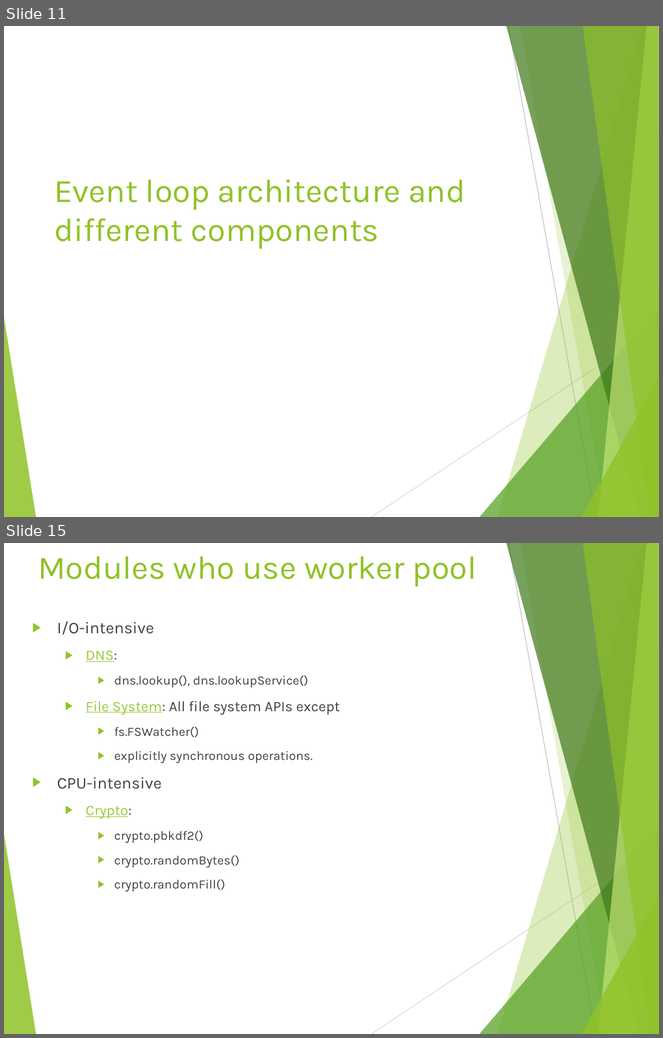
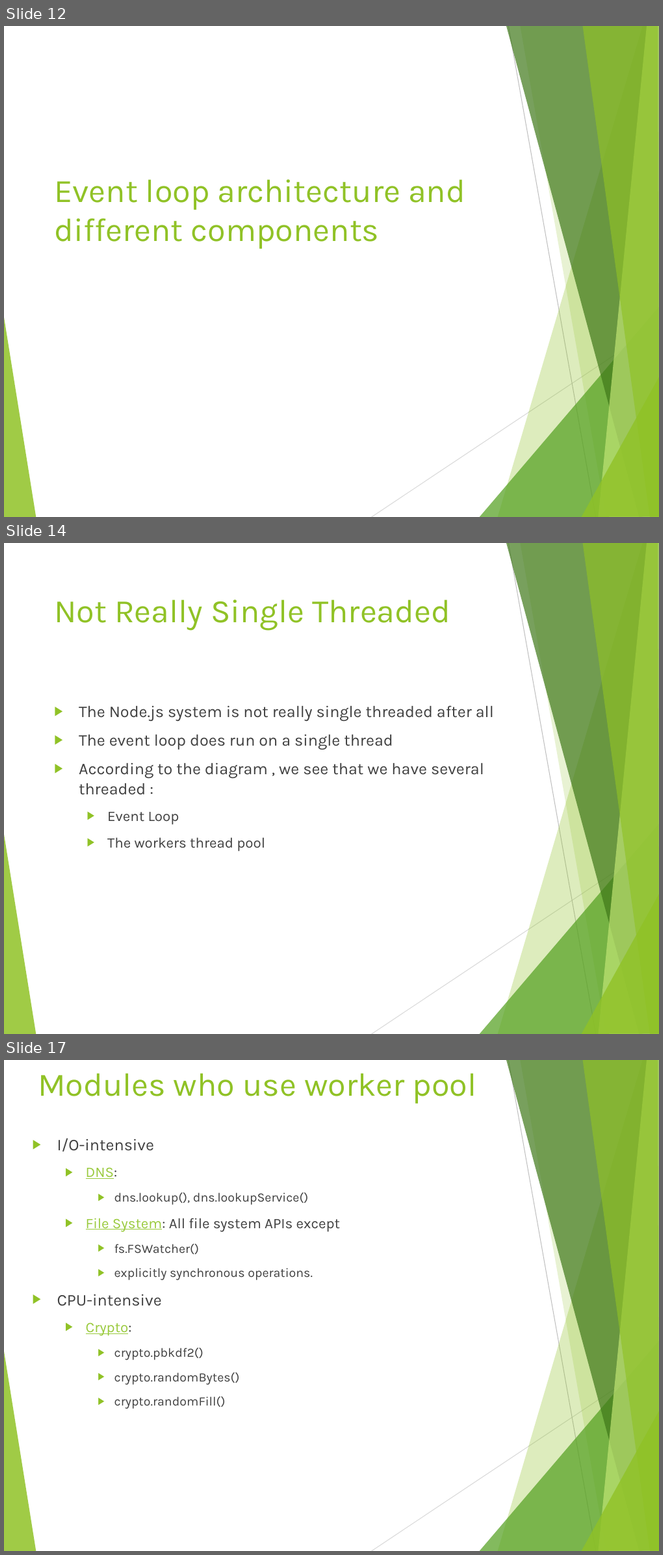
Before and after one commit to tamarstern/MyNodeJSCourse, a slide deck: day1/event_loop_deep_dive/event_loop_deep_dive.pptx. Shown one above the other, each under a label of ours: slides 11 and 15 before the commit, slides 12, 14 and 17 after it; the slides between them are not shown. The pictures are 663x1038 and 663x1555 pixels, drawn with LibreOffice and Linux fonts; fonts in the diff are those of the drawing. Boxes give left, top, right and bottom in pixels: in the first picture for what was removed or moved away, otherwise in the second. Text is boxed around its words. In the diff, an @@ line names an element or a change of style, - is before the commit and + after.

```diff
--- a/day1/event_loop_deep_dive/event_loop_deep_dive.pptx
+++ b/day1/event_loop_deep_dive/event_loop_deep_dive.pptx
@@ slide 14 added at [4, 543, 659, 1034], background #FFFFFF; not listed: 10 template elements that a slide beside it also shows @@
@@ title added at [54, 600, 451, 631], 36 pt, text #90C226 @@
+Not Really Single Threaded
@@ text added at [79, 705, 494, 852], 18 pt, text #404040 @@
+▶ The Node.js system is not really single threaded after all
+▶ The event loop does run on a single thread
+▶ According to the diagram , we see that we have several threaded :
+  ▶ Event Loop
+  ▶ The workers thread pool
@@ what was slide 11 is now slide 12 @@
@@ what was slide 15 is now slide 17 @@
```
Also in this commit, not shown: 6 slides changed, 3 other slides added, 3 other files.
